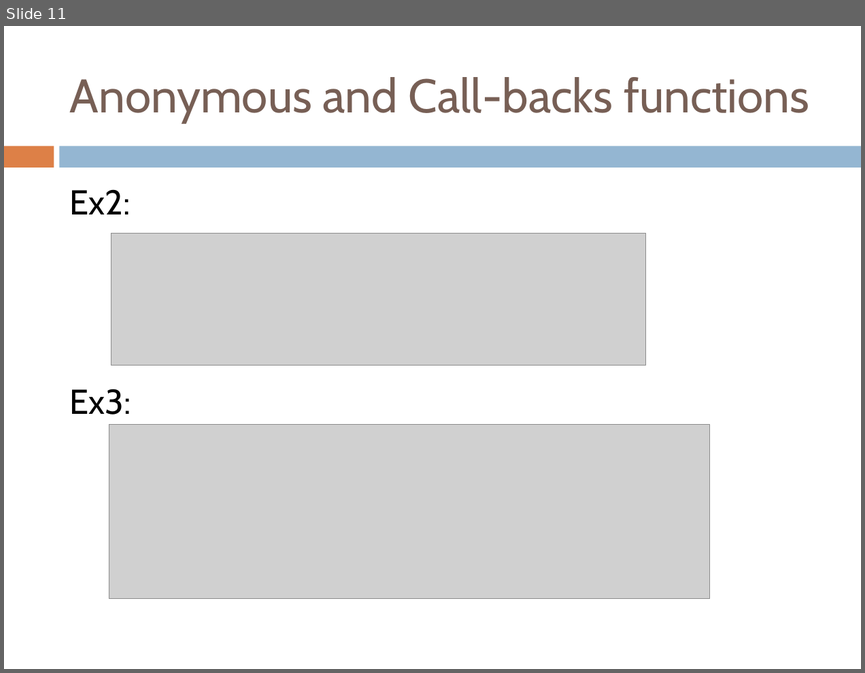
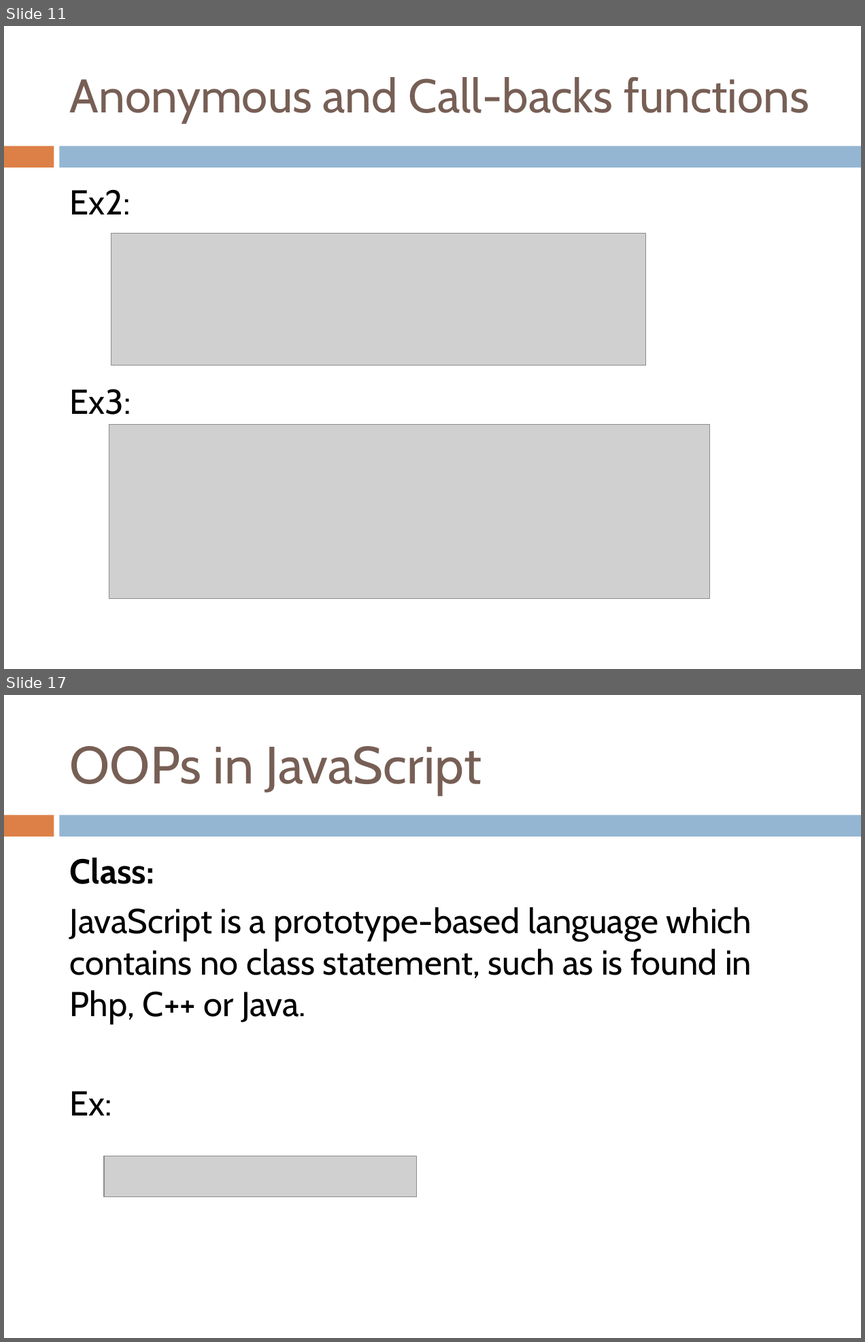
Before and after one commit to yedukondalurd/PPT, a slide deck: Advanced Javascript.pptx. Shown one above the other, each under a label of ours: slide 11 before the commit, slides 11 and 17 after it; the slides between them are not shown. The pictures are 865x673 and 865x1342 pixels, drawn with LibreOffice and Linux fonts; fonts in the diff are those of the drawing; grey boxes stand for pictures. Boxes give left, top, right and bottom in pixels: in the first picture for what was removed or moved away, otherwise in the second. Text is boxed around its words. In the diff, an @@ line names an element or a change of style, - is before the commit and + after.

```diff
--- a/Advanced Javascript.pptx
+++ b/Advanced Javascript.pptx
@@ slide 17 added at (x1=4, y1=695, x2=861, y2=1338), background #FFFFFF; not listed: 2 template elements that a slide beside it also shows @@
@@ title added at (x1=70, y1=746, x2=481, y2=795), 44 pt, text #775F55 @@
+OOPs in JavaScript
@@ text added at (x1=70, y1=858, x2=752, y2=1115), 29 pt, text #000000 @@
+Class:
+JavaScript is a prototype-based language which contains no class statement, such as is found in Php, C++ or Java.
+Ex:
@@ picture added at (x1=104, y1=1156, x2=417, y2=1197) @@
```
Also in this commit, not shown: 7 other slides added, 4 slides removed, 1 other file.
